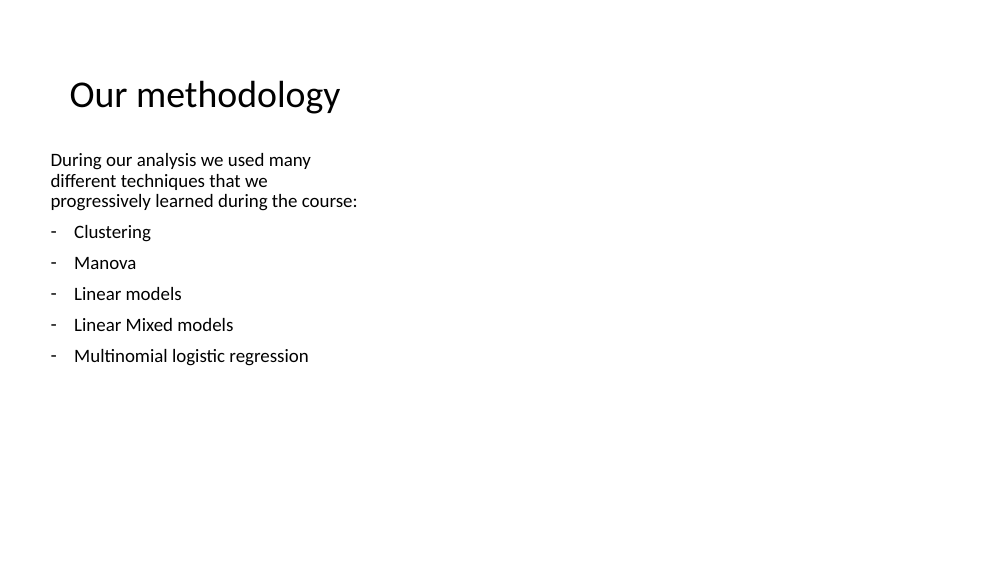
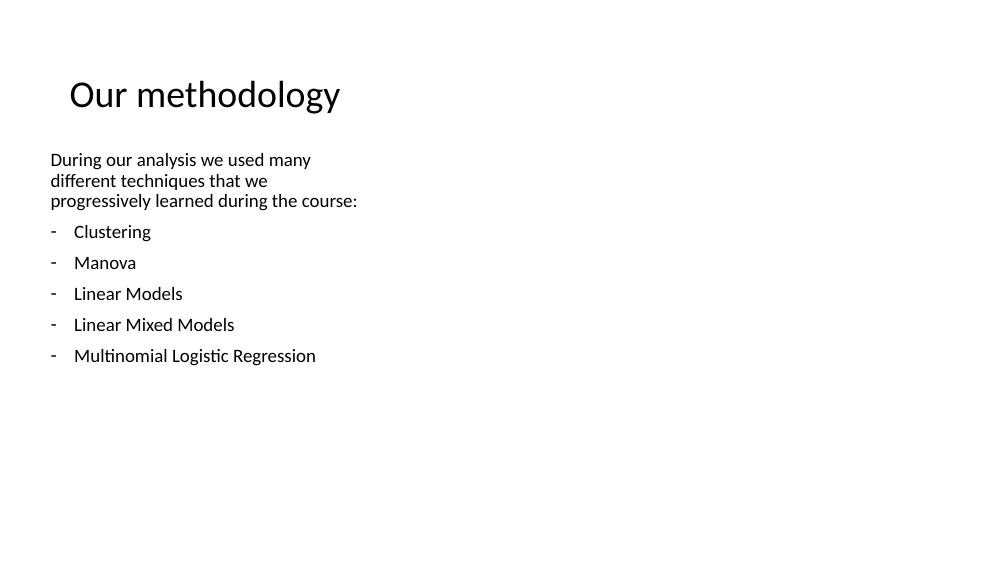
Before and after one commit to SebastianCastellano/Applied-Statistics-Project, a slide deck: slide 4 of Presentations/Pitch for 25.07/Pitch 25.07 - Immigrant students in Europe.pptx. Drawn at 1008x567 pixels with LibreOffice and Linux fonts; fonts in the diff are those of the drawing; background and template pictures are left out. Boxes give left, top, right and bottom in pixels: in the first picture for what was removed or moved away, otherwise in the second. Text is boxed around its words. In the diff, an @@ line names an element or a change of style, - is before the commit and + after.

```diff
--- a/Presentations/Pitch for 25.07/Pitch 25.07 - Immigrant students in Europe.pptx
+++ b/Presentations/Pitch for 25.07/Pitch 25.07 - Immigrant students in Europe.pptx
@@ text at [74, 287, 316, 366]: text changed @@
-– Linear models
-– Linear Mixed models
-– Multinomial logistic regression
+– Linear Models
+– Linear Mixed Models
+– Multinomial Logistic Regression
```
Also in this commit, not shown: 5 other slides changed.
